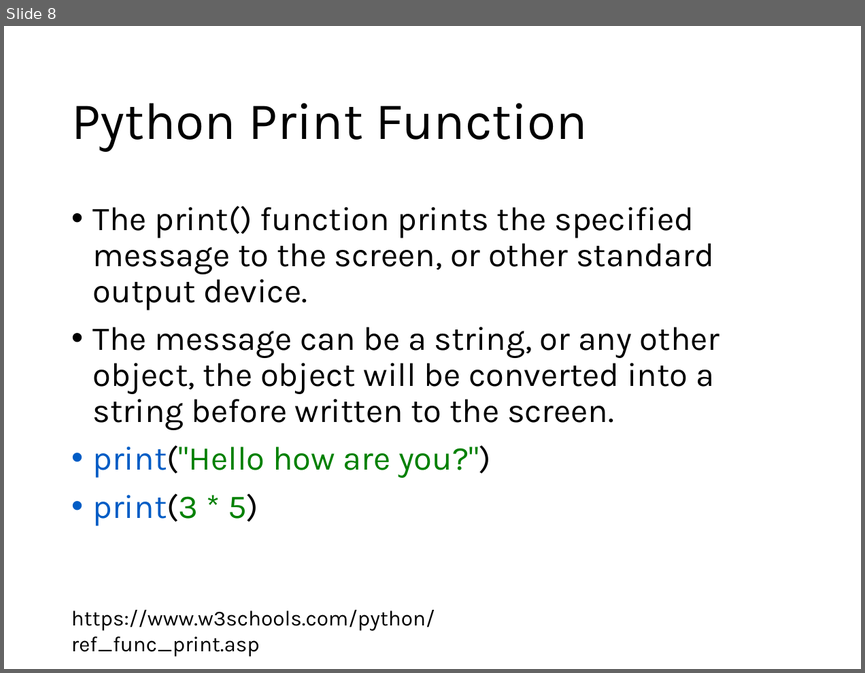
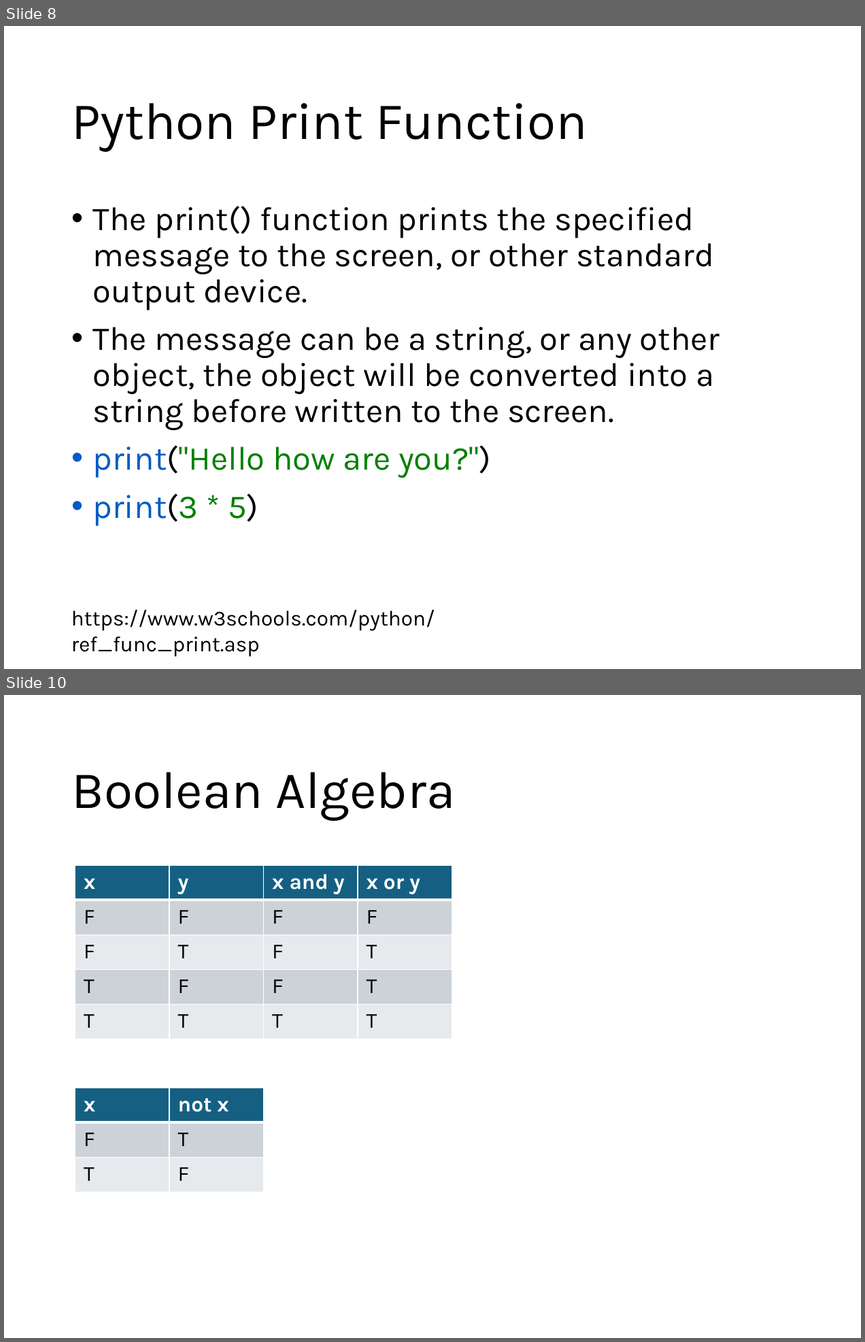
Before and after one commit to ihpar/bit_chem, a slide deck: lecture_notes/BIT_1.pptx. Shown one above the other, each under a label of ours: slide 8 before the commit, slides 8 and 10 after it; the slides between them are not shown. The pictures are 865x673 and 865x1342 pixels, drawn with LibreOffice and Linux fonts; fonts in the diff are those of the drawing. Boxes give left, top, right and bottom in pixels: in the first picture for what was removed or moved away, otherwise in the second. Text is boxed around its words. In the diff, an @@ line names an element or a change of style, - is before the commit and + after.

```diff
--- a/lecture_notes/BIT_1.pptx
+++ b/lecture_notes/BIT_1.pptx
@@ slide 10 added at [4,695,861,1338], background #FFFFFF @@
@@ title added at [71,772,455,820], 44 pt, text #000000 @@
+Boolean Algebra
@@ table added at [75,864,452,1038], 5 rows, 4 columns @@
+x | y | x and y | x or y
+F | F | F | F
+F | T | F | T
+T | F | F | T
+T | T | T | T
@@ table added at [75,1087,264,1192], 3 rows, 2 columns @@
+x | not x
+F | T
+T | F
```
Also in this commit, not shown: 3 other slides added.
